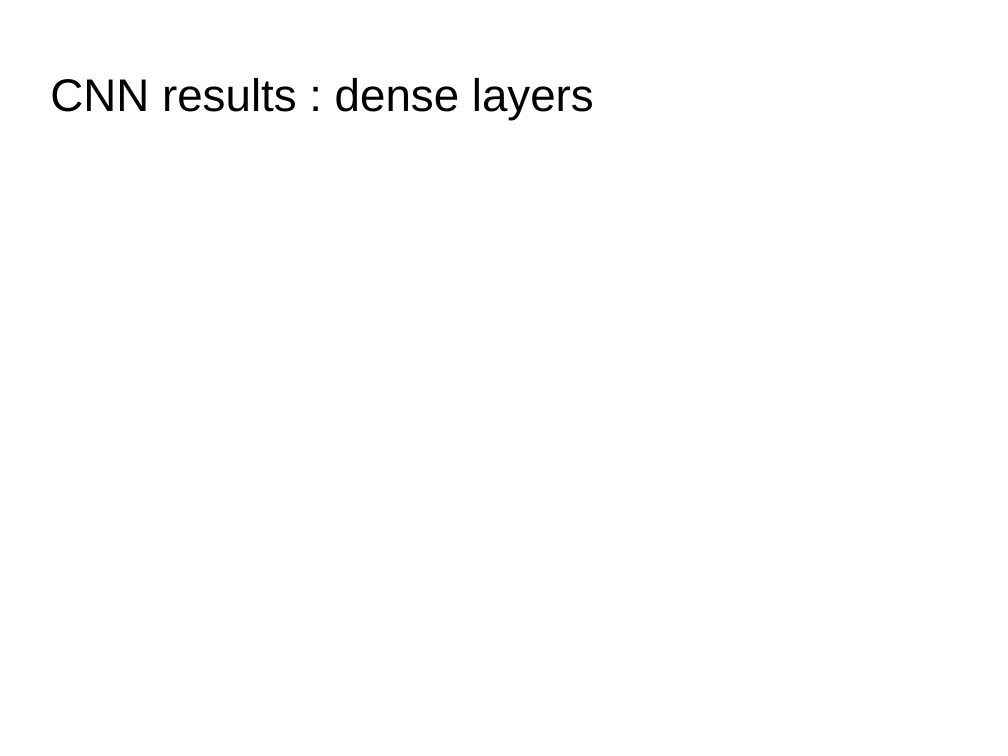
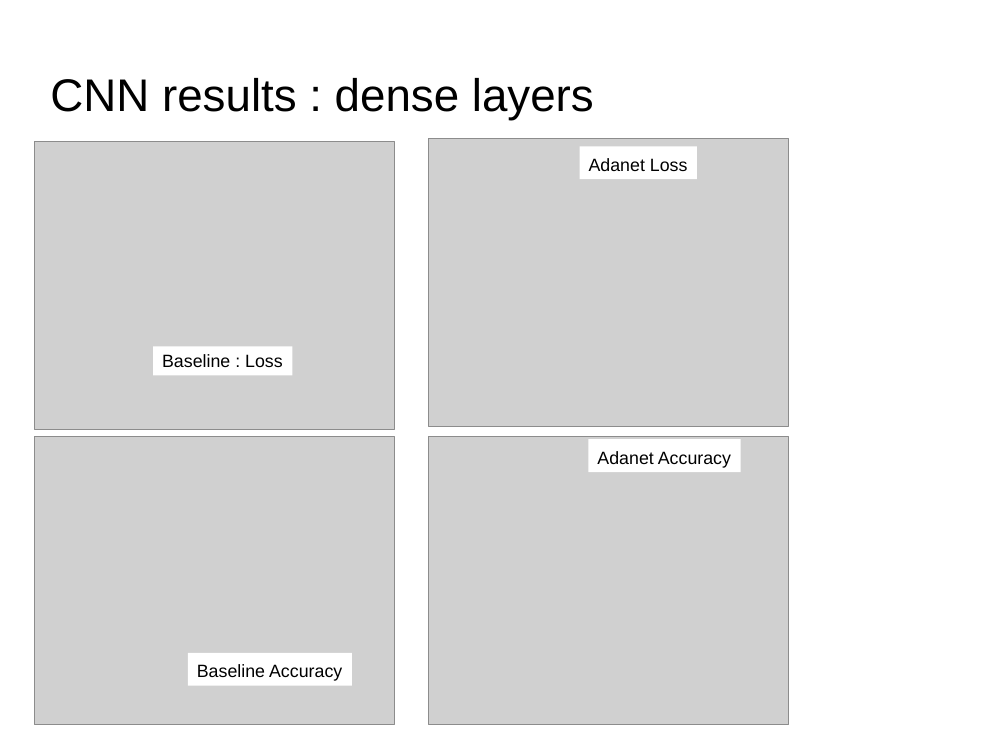
Before and after one commit to dataforcast/OC_Datascientist, a slide deck: slide 30 of P8/report/Openclassrooms_ParcoursDatascientist_P8-V1.odp (slide 27 before the commit). Drawn at 1008x756 pixels with LibreOffice and Linux fonts; fonts in the diff are those of the drawing; grey boxes stand for pictures; background and template pictures are left out. Boxes give left, top, right and bottom in pixels: in the first picture for what was removed or moved away, otherwise in the second. Text is boxed around its words. In the diff, an @@ line names an element or a change of style, - is before the commit and + after.

Commit message:
Adanet : rework package for cloud MLE

```diff
--- a/P8/report/Openclassrooms_ParcoursDatascientist_P8-V1.odp
+++ b/P8/report/Openclassrooms_ParcoursDatascientist_P8-V1.odp
@@ picture added at bbox=[35, 142, 395, 430] @@
@@ picture added at bbox=[429, 138, 789, 426] @@
@@ rectangle added at bbox=[580, 146, 697, 179], fill #FFFFFF, 14 pt, text #000000 @@
+Adanet Loss
@@ rectangle added at bbox=[153, 347, 292, 376], fill #FFFFFF, 14 pt, text #000000 @@
+Baseline : Loss
@@ picture added at bbox=[35, 436, 395, 724] @@
@@ picture added at bbox=[429, 436, 789, 724] @@
@@ rectangle added at bbox=[589, 439, 741, 472], fill #FFFFFF, 14 pt, text #000000 @@
+Adanet Accuracy
@@ rectangle added at bbox=[188, 653, 352, 686], fill #FFFFFF, 14 pt, text #000000 @@
+Baseline Accuracy
```
Also in this commit, not shown: 11 other slides changed, 7 slides added, 4 slides removed, 7 other files.
